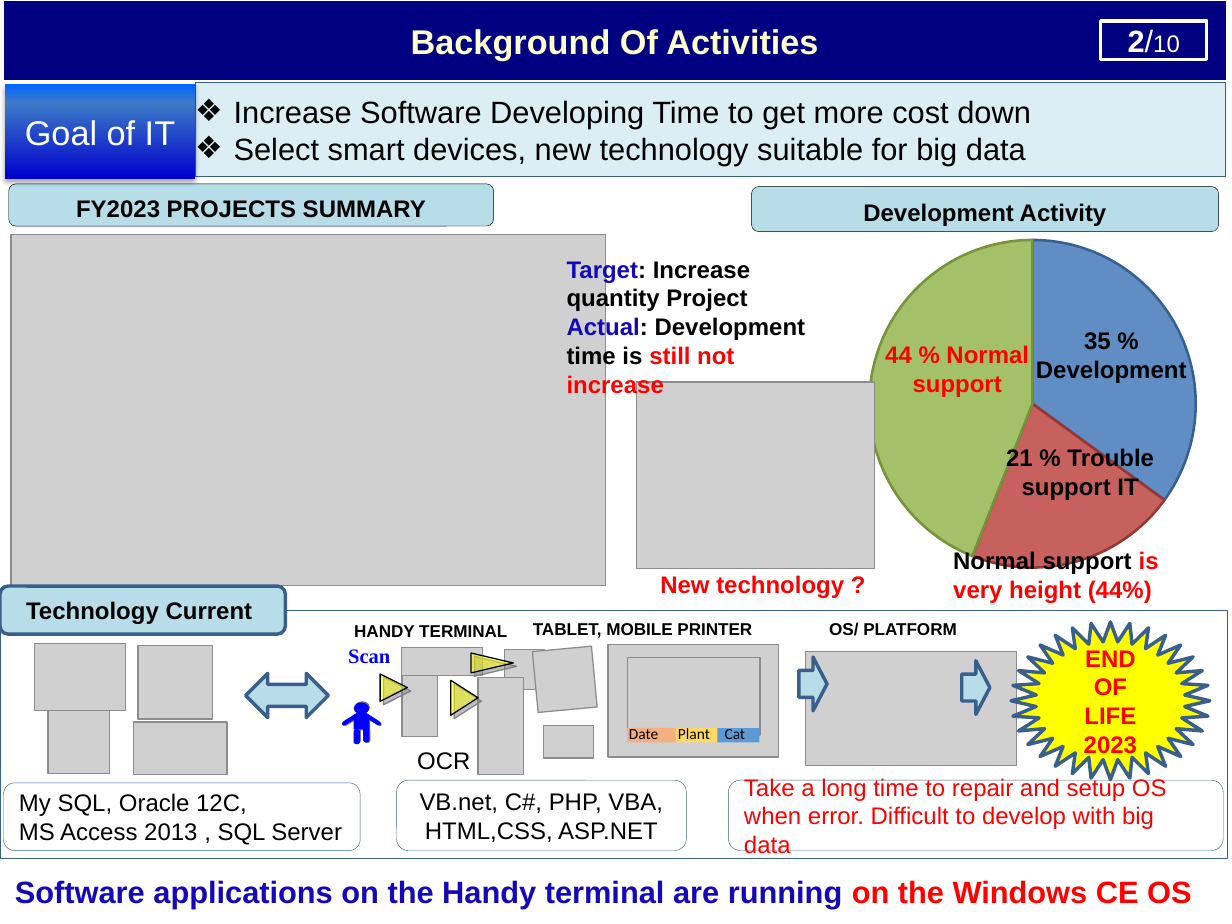
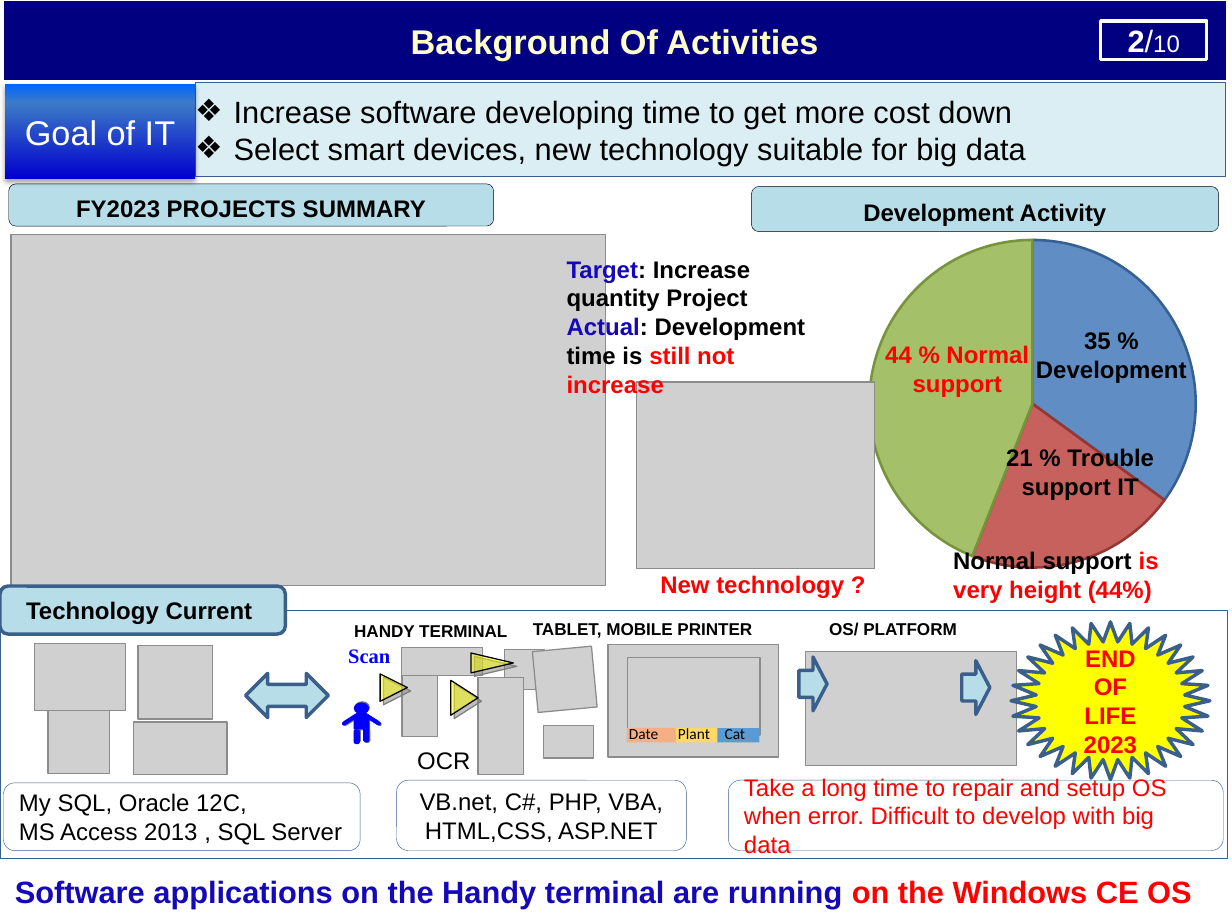
Before and after one commit to thietbicongnghevietnam/ReportPSNV, a slide deck: slide 3 of Report_test.pptx. Drawn at 1232x924 pixels with LibreOffice and Linux fonts; fonts in the diff are those of the drawing; grey boxes stand for pictures; background and template pictures are left out. Boxes give left, top, right and bottom in pixels: in the first picture for what was removed or moved away, otherwise in the second. Text is boxed around its words. In the diff, an @@ line names an element or a change of style, - is before the commit and + after.

```diff
--- a/Report_test.pptx
+++ b/Report_test.pptx
@@ text in rectangle at (234, 100, 1012, 128): text changed @@
-❖ Increase Software Developing Time to get more cost down
+❖ Increase software developing time to get more cost down
```
Also in this commit, not shown: 8 other slides changed, 1 slide added, 1 other file.
